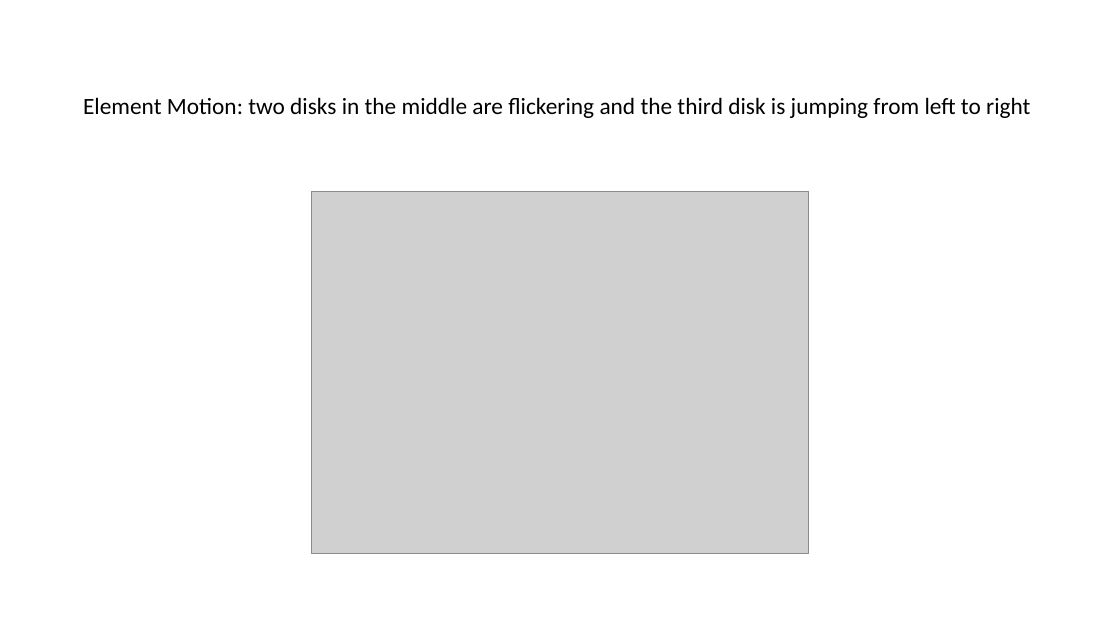
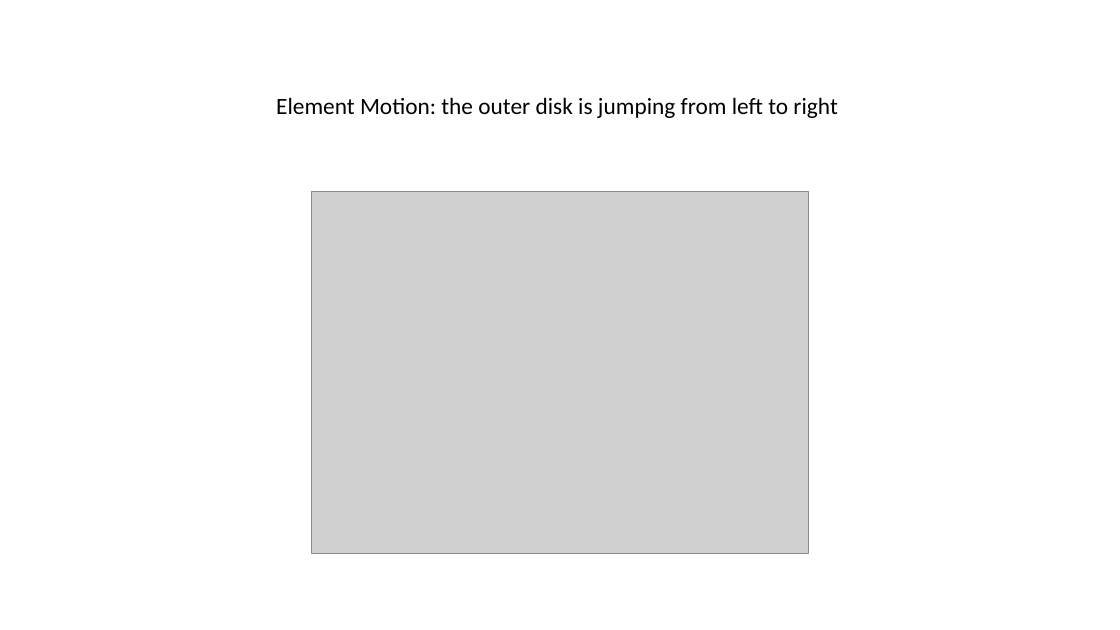
Before and after one commit to Ohyeon5/TPD_priority_map, a slide deck: slide 3 of Instructions/Instruction for observers_9_Questionnaire.pptx. Drawn at 1120x630 pixels with LibreOffice and Linux fonts; fonts in the diff are those of the drawing; grey boxes stand for pictures. Boxes give left, top, right and bottom in pixels: in the first picture for what was removed or moved away, otherwise in the second. Text is boxed around its words. In the diff, an @@ line names an element or a change of style, - is before the commit and + after.

```diff
--- a/Instructions/Instruction for observers_9_Questionnaire.pptx
+++ b/Instructions/Instruction for observers_9_Questionnaire.pptx
@@ text at [276, 97, 837, 118]: text changed @@
-Element Motion: two disks in the middle are flickering and the third disk is jumping from left to right
+Element Motion: the outer disk is jumping from left to right
```
Also in this commit, not shown: 1 other slide changed, 3 other files.
